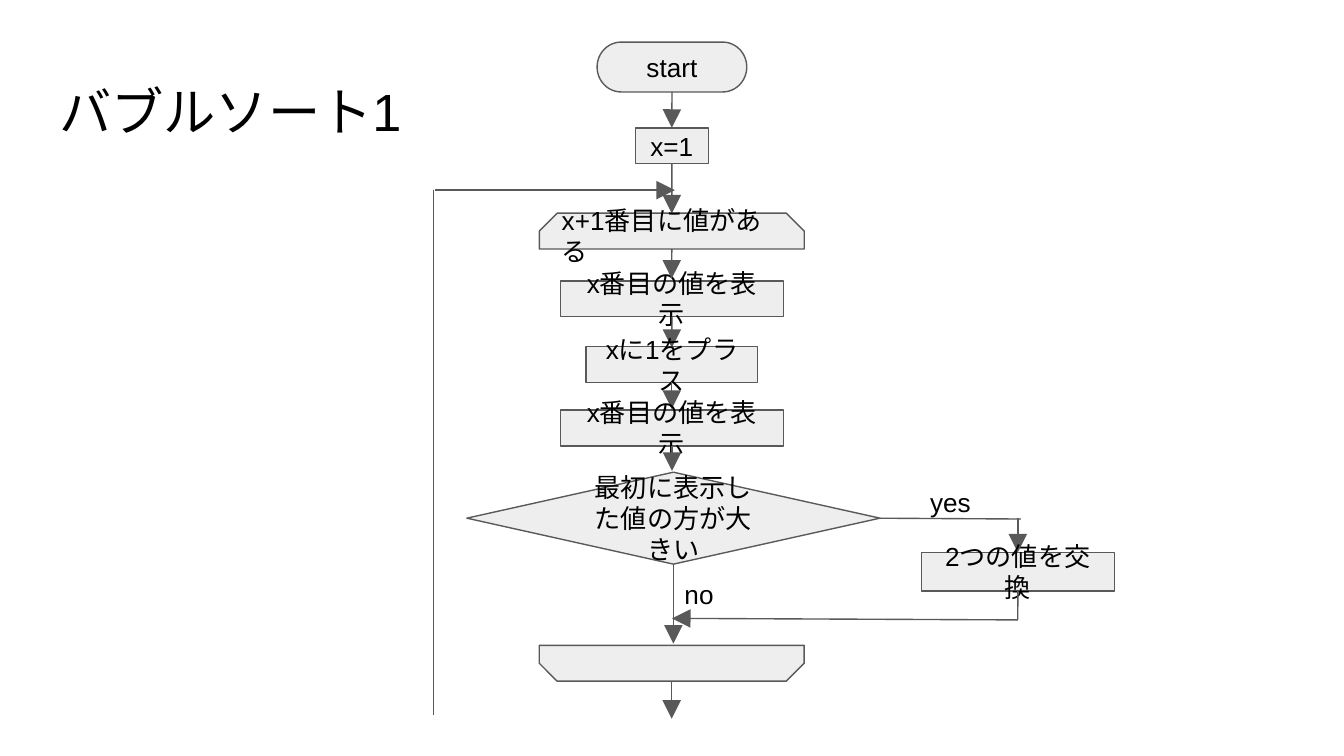
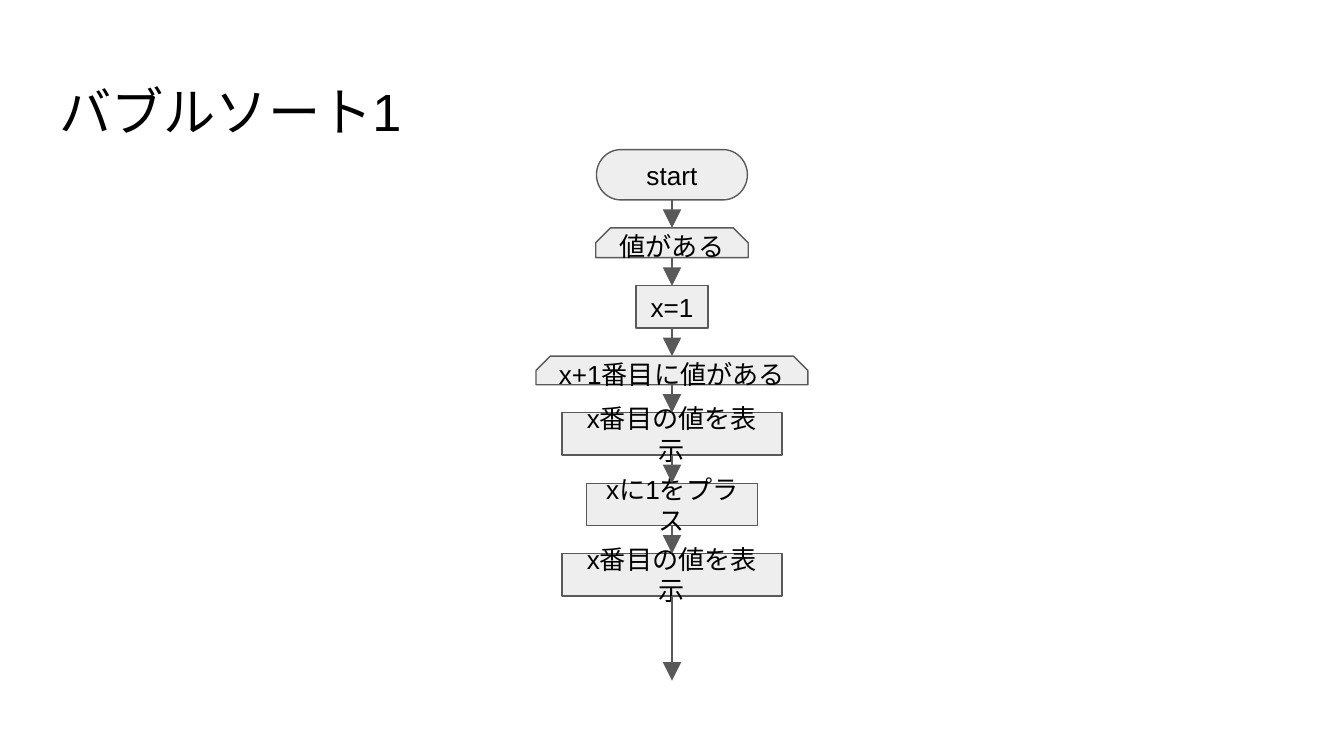
Before and after one commit to ryosuke89/Challenge, a slide deck: slide 12 of challenge_0/flowchart.pptx. Drawn at 1344x756 pixels with LibreOffice and Linux fonts; fonts in the diff are those of the drawing. Boxes give left, top, right and bottom in pixels: in the first picture for what was removed or moved away, otherwise in the second. Text is boxed around its words. In the diff, an @@ line names an element or a change of style, - is before the commit and + after.

Commit message:
flowchart.pptxを修正しました。

```diff
--- a/challenge_0/flowchart.pptx
+++ b/challenge_0/flowchart.pptx
@@ arrow removed from (672, 91) to (672, 128) @@
@@ pill shape "start" moved from (x1=597, y1=42, x2=746, y2=91) to (x1=597, y1=149, x2=747, y2=199) @@
@@ line removed from (433, 715) to (433, 190) @@
@@ arrow removed from (435, 190) to (675, 190) @@
@@ arrow moved from (672, 164) - (672, 214) to (672, 200) - (672, 228) @@
@@ snip same rect added at (x1=595, y1=228, x2=747, y2=258), fill #EEEEEE, outline #595959 0.75 pt, 14 pt, text #000000 @@
+値がある
@@ arrow moved from (672, 249) - (672, 278) to (672, 258) - (672, 286) @@
@@ rectangle "x=1" resized from (x1=636, y1=128, x2=708, y2=164) to (x1=636, y1=286, x2=708, y2=329) @@
@@ arrow moved from (672, 317) - (672, 348) to (672, 328) - (672, 356) @@
@@ snip same rect "x+1番目に値がある" resized from (x1=539, y1=214, x2=804, y2=250) to (x1=536, y1=356, x2=808, y2=384) @@
@@ snip same rect "x+1番目に値がある" at (x1=536, y1=356, x2=808, y2=384): alignment left to centre @@
@@ arrow moved from (672, 383) - (672, 409) to (672, 384) - (672, 413) @@
@@ rectangle "x番目の値を表示" resized from (x1=560, y1=410, x2=784, y2=446) to (x1=562, y1=413, x2=782, y2=456) @@
@@ diamond removed at (x1=466, y1=472, x2=879, y2=563) @@
-最初に表示した値の方が大きい
@@ arrow moved from (672, 446) - (672, 470) to (672, 456) - (672, 484) @@
@@ rectangle "xに1をプラス" resized from (x1=586, y1=347, x2=758, y2=383) to (x1=586, y1=484, x2=757, y2=527) @@
@@ text removed at (x1=930, y1=498, x2=971, y2=518) @@
-yes
@@ line moved from (1017, 591) - (1017, 620) to (672, 526) - (672, 554) @@
@@ line (672, 526) - (672, 554): line to arrow @@
@@ line removed from (880, 519) to (1021, 519) @@
@@ arrow removed from (1017, 519) to (1017, 552) @@
@@ rectangle "x番目の値を表示" resized from (x1=560, y1=281, x2=784, y2=317) to (x1=562, y1=554, x2=782, y2=597) @@
@@ rectangle removed at (x1=921, y1=552, x2=1114, y2=591) @@
-2つの値を交換
@@ arrow moved from (673, 564) - (673, 644) to (672, 597) - (672, 680) @@
@@ text removed at (x1=684, y1=590, x2=713, y2=605) @@
-no
@@ arrow removed from (1017, 620) to (672, 618) @@
@@ snip same rect removed at (x1=539, y1=645, x2=804, y2=681) @@
@@ arrow removed from (672, 681) to (672, 719) @@
```
Also in this commit, not shown: 6 other slides changed.
